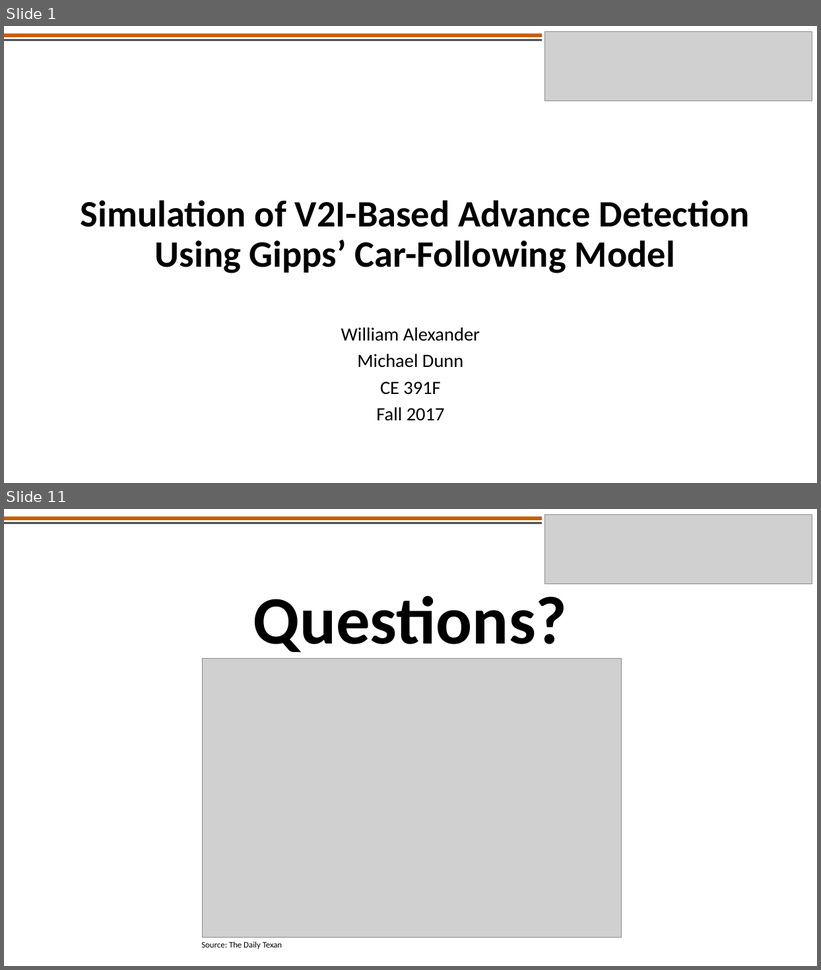
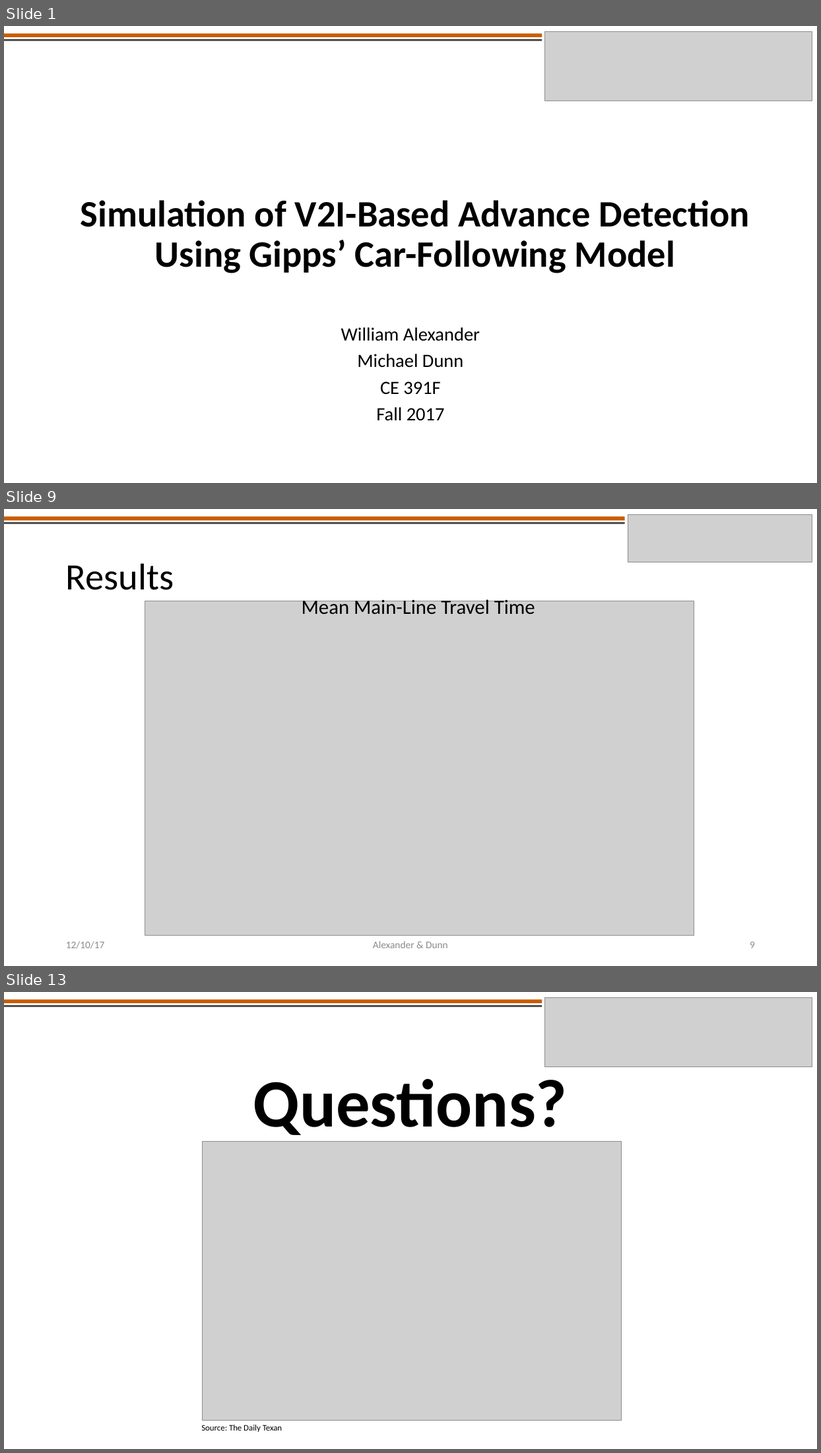
Before and after one commit to americalexander/mrFinishLine, a slide deck: CE391F_project_presentation_alexander_dunn.pptx. Shown one above the other, each under a label of ours: slides 1 and 11 before the commit, slides 1, 9 and 13 after it; the slides between them are not shown. The pictures are 821x970 and 821x1453 pixels, drawn with LibreOffice and Linux fonts; fonts in the diff are those of the drawing; grey boxes stand for pictures. Boxes give left, top, right and bottom in pixels: in the first picture for what was removed or moved away, otherwise in the second. Text is boxed around its words. In the diff, an @@ line names an element or a change of style, - is before the commit and + after.

```diff
--- a/CE391F_project_presentation_alexander_dunn.pptx
+++ b/CE391F_project_presentation_alexander_dunn.pptx
@@ slide 9 added at (4,509,817,966), background #FFFFFF @@
@@ rectangle added at (4,516,625,520), fill #CA5C00 @@
@@ rectangle added at (4,522,625,524), fill #404040 @@
@@ picture added at (628,514,813,562) @@
@@ title added at (66,563,174,590), 44 pt, text #000000 @@
+Results
@@ picture added at (145,601,694,936) @@
@@ text added at (302,597,535,615), 24 pt, text #000000 @@
+Mean Main-Line Travel Time
@@ text added at (66,941,105,949), 12 pt, text #8C8C8C @@
+12/10/17
@@ text added at (373,941,448,949), 12 pt, text #8C8C8C @@
+Alexander & Dunn
@@ page number added at (750,942,755,949), 12 pt, text #8C8C8C @@
+9
@@ what was slide 11 is now slide 13 @@
```
Also in this commit, not shown: 10 slides changed, 1 other slide added, 2 other files.
